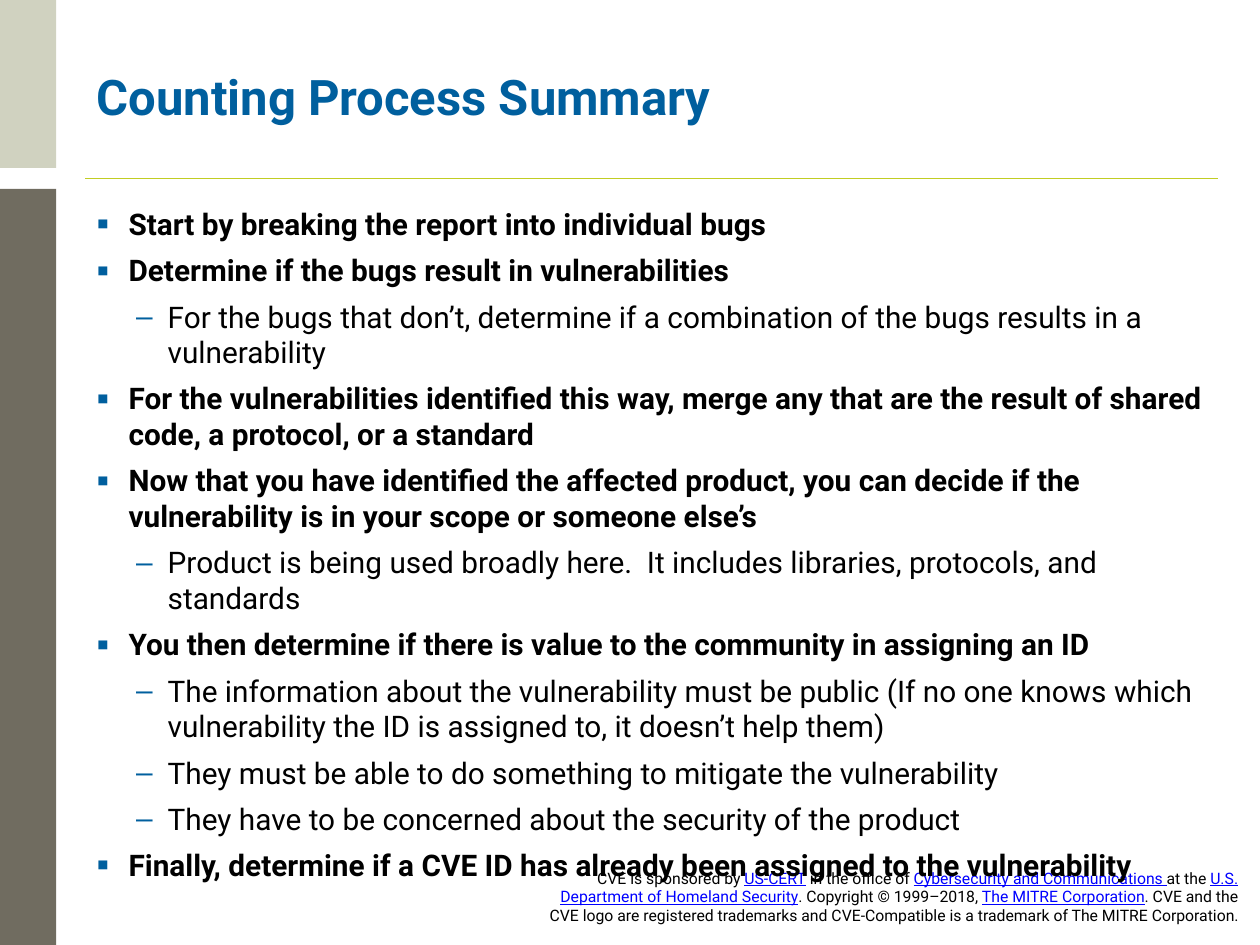
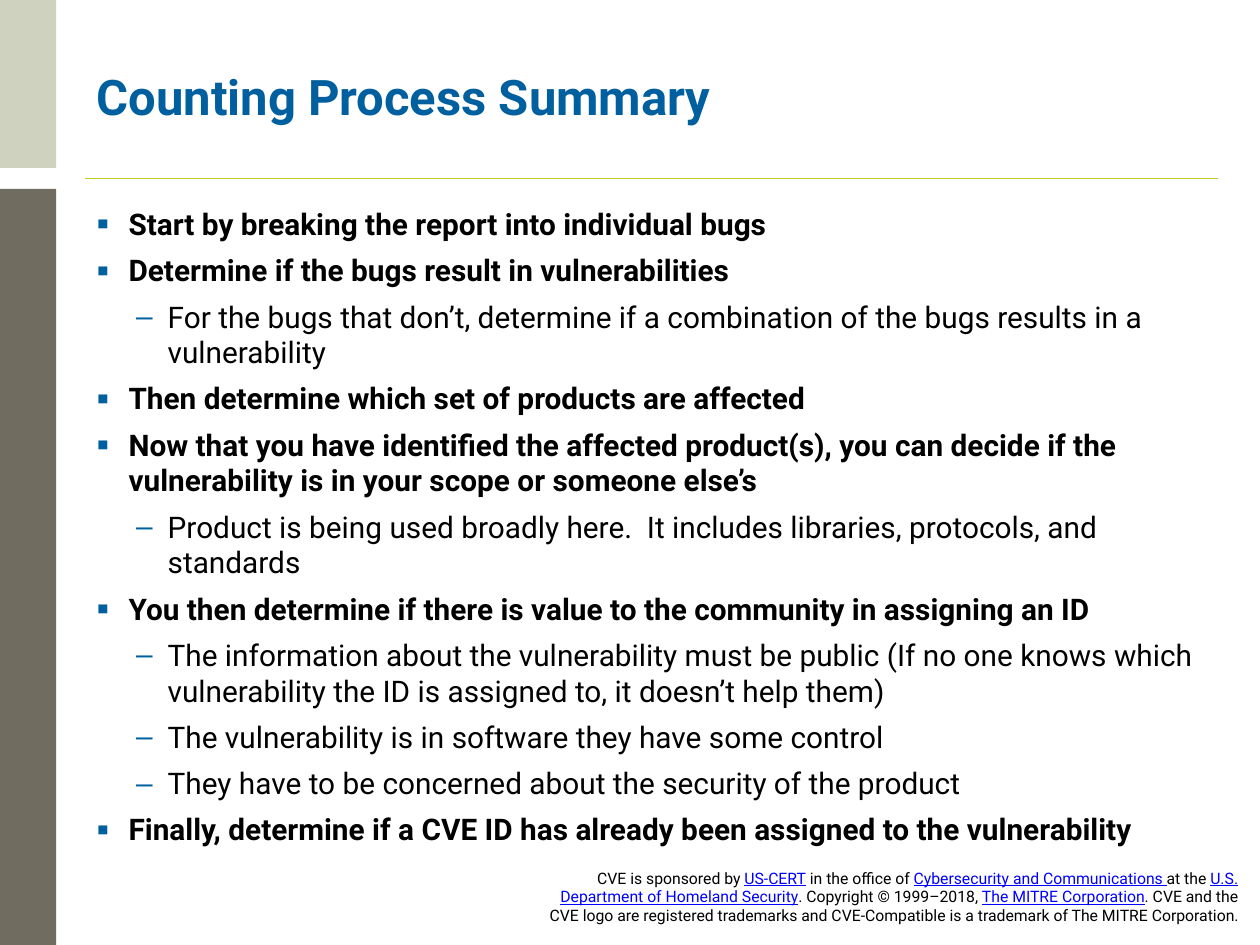
Before and after one commit to CVEProject/cveproject.github.io, a slide deck: slide 9 of docs/cna/CVE Counting Rules Training.pptx. Drawn at 1260x945 pixels with LibreOffice and Linux fonts; fonts in the diff are those of the drawing; background and template pictures are left out. Boxes give left, top, right and bottom in pixels: in the first picture for what was removed or moved away, otherwise in the second. Text is boxed around its words. In the diff, an @@ line names an element or a change of style, - is before the commit and + after.

```diff
--- a/docs/cna/CVE Counting Rules Training.pptx
+++ b/docs/cna/CVE Counting Rules Training.pptx
@@ text at <box>129,386,1116,498</box>: text changed @@
-▪ For the vulnerabilities identified this way, merge any that are the result of shared code, a protocol, or a standard
-▪ Now that you have identified the affected product, you can decide if the vulnerability is in your scope or someone else’s
+▪ Then determine which set of products are affected
+▪ Now that you have identified the affected product(s), you can decide if the vulnerability is in your scope or someone else’s
@@ text at <box>168,725,884,755</box>: text changed @@
-  – They must be able to do something to mitigate the vulnerability
+  – The vulnerability is in software they have some control
```
Also in this commit, not shown: 18 other slides changed, 1 slide added, 2 slides removed.
